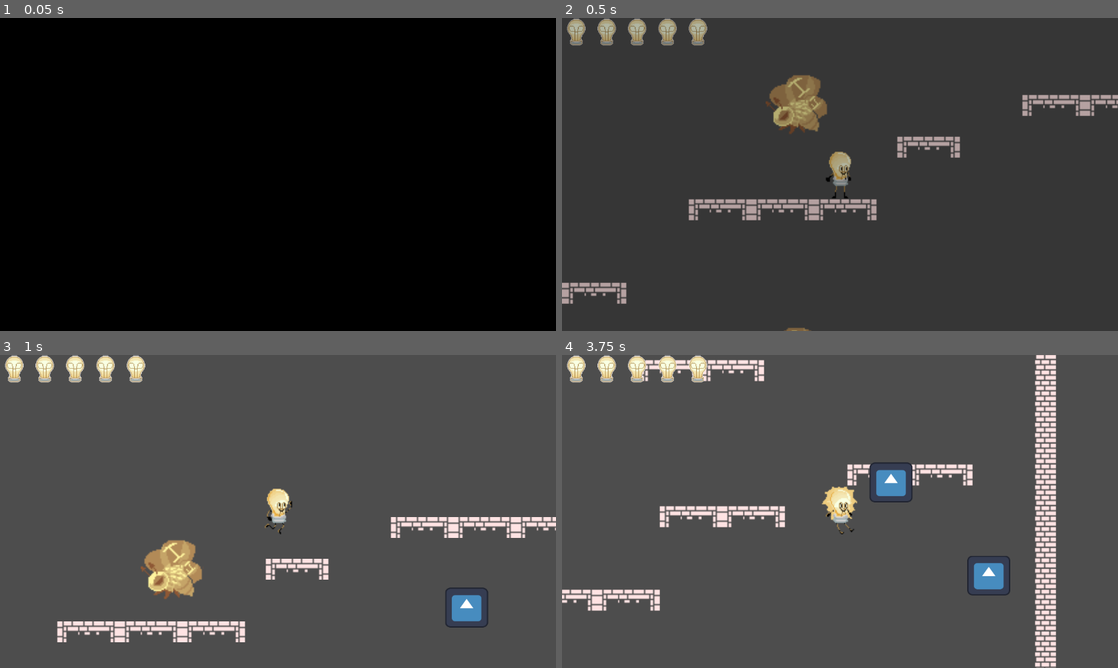
Above: before the commit, frames 1-4 (two rows, left to right).
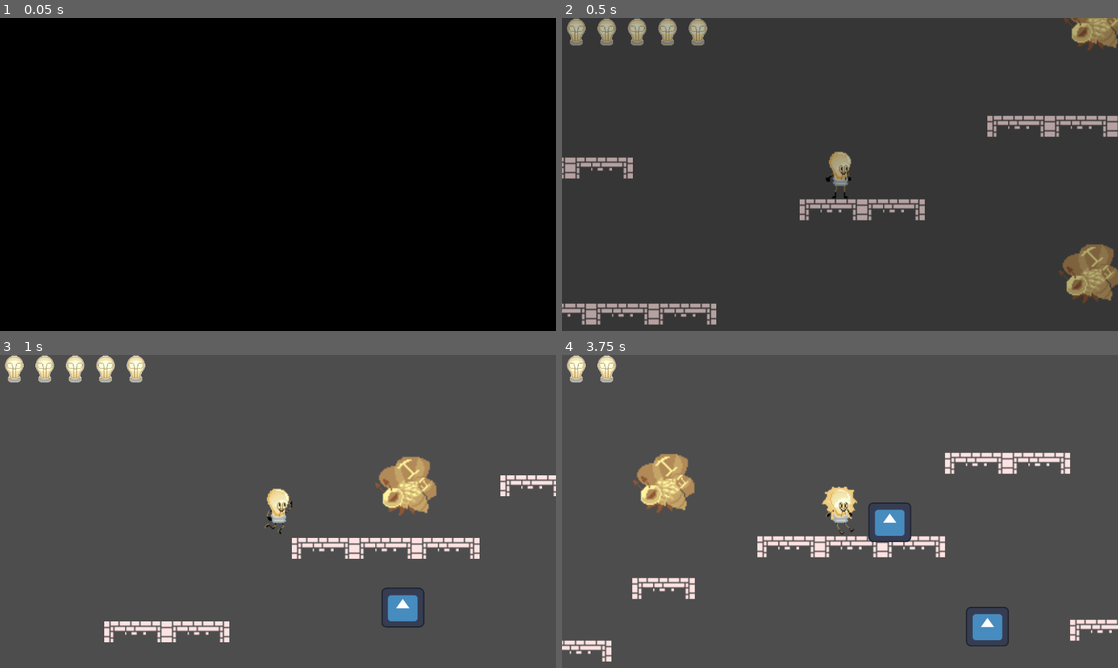
Above: after the commit, the same moments.

Repository: EXLAIZOR/tick-times
Game: Godot game, scene res://Scenes/level1.tscn
Same seed, same stepped clock (60 frames per second), same inputs: the game is played once before the commit and once after it. The engine's default icon, where the game draws it, is replaced by a stand-in: a white triangle on a blue panel in a dark square.
Inputs (mouse positions are in pixels of both pictures, inside the frame that each line leads up to):
- Up to frame 1 (0.05 s): no input
- Up to frame 2 (0.5 s): no input
- Up to frame 3 (1 s): move the mouse to (400, 495) at 0.52 s; hold D (MoveRight) from 0.53 s (still down); click (400, 495) at 0.6 s; tap W (Jump) at 0.77 s
- Up to frame 4 (3.75 s): move the mouse to (728, 527) at 1.27 s; click (728, 527) at 1.35 s; tap W (Jump) at 1.52, 3.02 s; move the mouse to (895, 442) at 2.02 s; release D (MoveRight) at 2.03 s; hold A (MoveLeft) 2.03-2.78 s; click (895, 442) at 2.1 s; move the mouse to (812, 574) at 2.77 s; hold D (MoveRight) from 2.78 s (still down); click (812, 574) at 2.85 s; move the mouse to (1006, 558) at 3.52 s; click (1006, 558) at 3.6 s

Frame 1 is identical in both runs. In frame 2, 9.3% of the frame differs, in the area x 0-100%, y 0-100%; in frame 3, 8.8%; in frame 4, 14%.

Commit message:
update player spawn loc lvl 1

Diff:
--- a/Scenes/level1.tscn
+++ b/Scenes/level1.tscn
@@ -161,7 +161,7 @@
 tile_set = SubResource("TileSet_e1x5f")
 
 [node name="Player" parent="." unique_id=1425424670 instance=ExtResource("2_vly50")]
-position = Vector2(688, 374)
+position = Vector2(459, 472)
 
 [node name="Enemy2" parent="." unique_id=1476373 instance=ExtResource("1_c5erv")]
 position = Vector2(210, 477)
